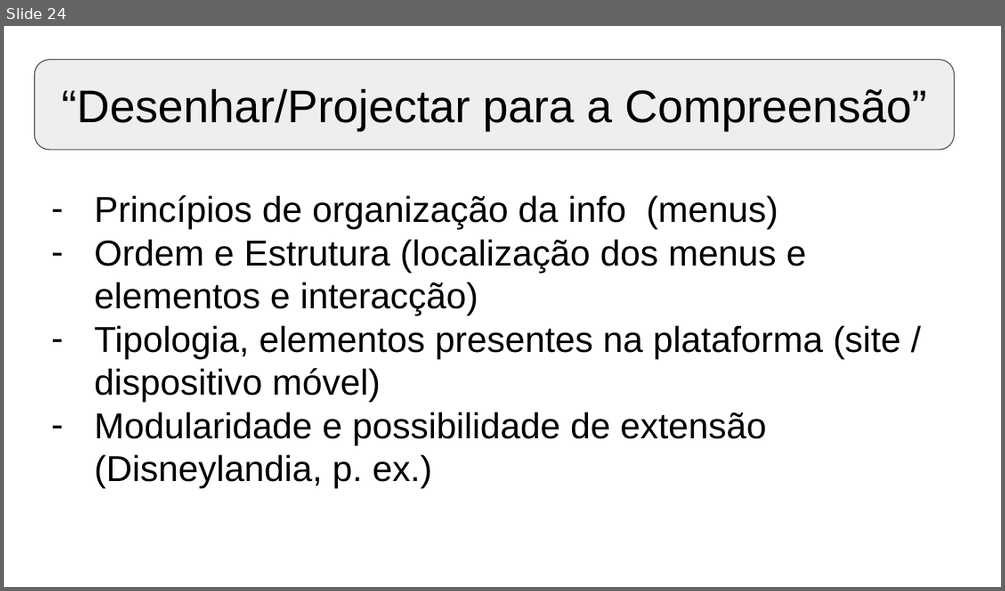
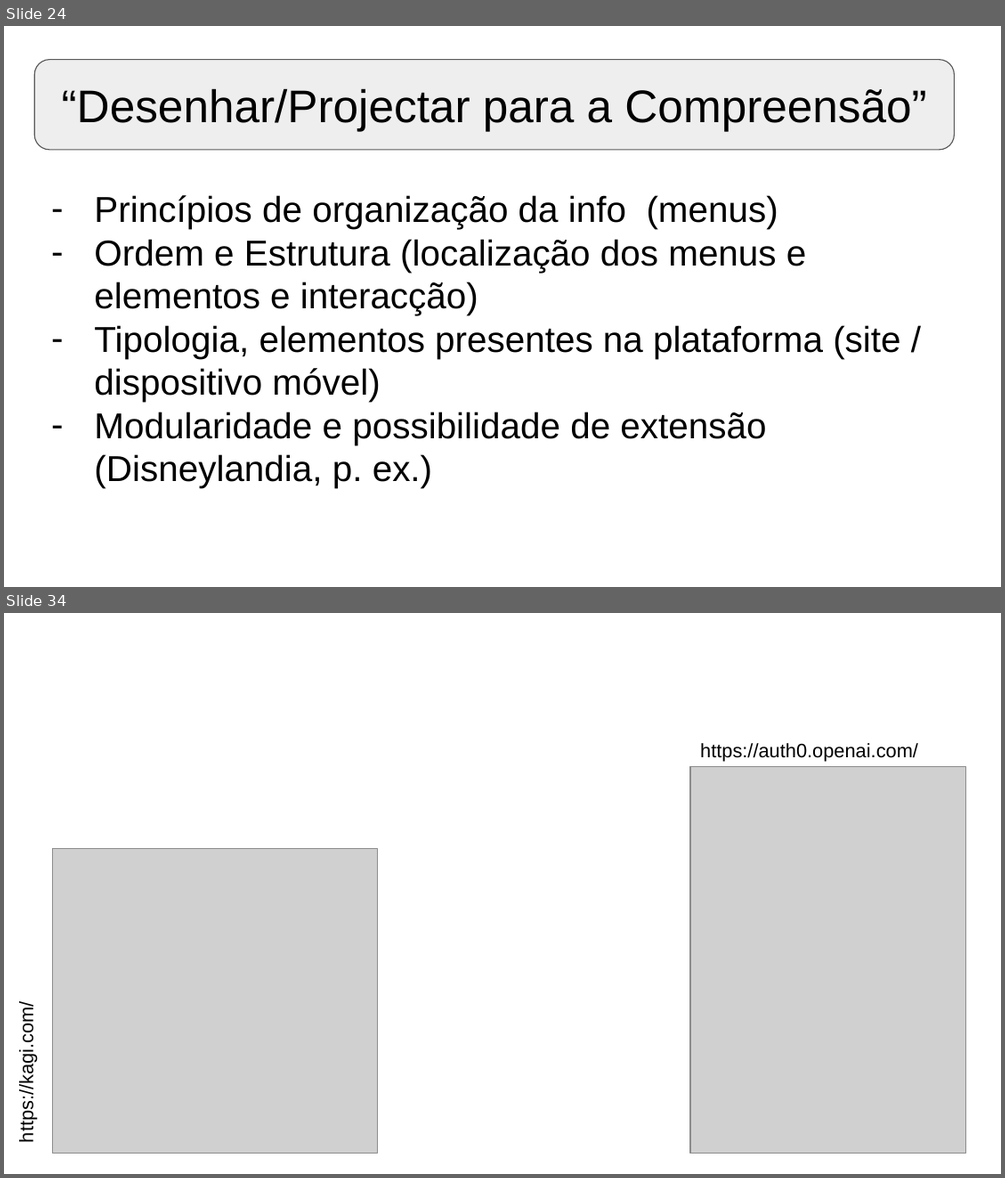
Before and after one commit to pedroccpimenta/aiwm, a slide deck: AIWM.pptx. Shown one above the other, each under a label of ours: slide 24 before the commit, slides 24 and 34 after it; the slides between them are not shown. The pictures are 1005x591 and 1005x1178 pixels, drawn with LibreOffice and Linux fonts; fonts in the diff are those of the drawing; grey boxes stand for pictures. Boxes give left, top, right and bottom in pixels: in the first picture for what was removed or moved away, otherwise in the second. Text is boxed around its words. In the diff, an @@ line names an element or a change of style, - is before the commit and + after.

```diff
--- a/AIWM.pptx
+++ b/AIWM.pptx
@@ slide 34 added at [4, 613, 1001, 1174], background #FFFFFF @@
@@ text added at [700, 743, 918, 762], 14 pt, text #000000 @@
+https://auth0.openai.com/
@@ picture added at [690, 766, 965, 1153] @@
@@ picture added at [52, 848, 377, 1152] @@
@@ text added at [16, 1014, 37, 1138], 14 pt, text #000000 @@
+https://kagi.com/
```
Also in this commit, not shown: 1 slide changed, 19 other slides added, 1 slide removed, 1 other file.
